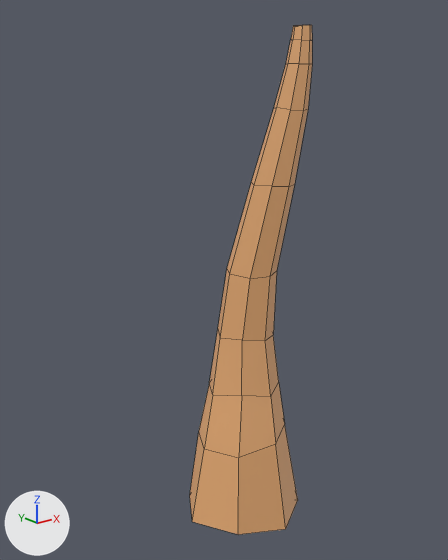
An edit to the FBX model Assets/Models/Tree/tree-lv0.fbx, drawn before and after from the same camera.
Camera for both pictures: a camera (50 mm lens) standing at (-3.35, -3.87, 3.85) and looking at (0.12, 0.46, 2.11). Every picture has the same lights, and +X, +Y and +Z are marked at lower left. Mesh edges are drawn as thin lines. Where no turn or scale is listed for an object, it has been applied to the vertices.
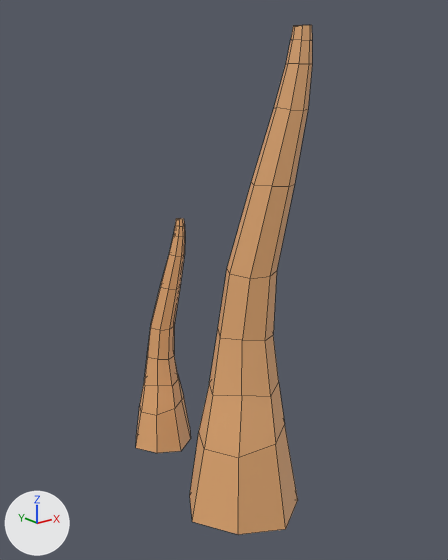
Where the newer file only moved an object's origin or applied its transform, the numbers keep the older frame.

Edits to the bpy script that builds the scene:
```text
Add me_cube_001:
    me_cube_001.from_pydata(...)  # 82 vertices, 80 faces; spans x -0.36..0.36, y -0.36..0.35, z 0.02..2.56
    me_cube_001.materials.append(mat_marrom)  # beige #e7ac75
Add ob_cube_001:
    ob_cube_001 = bpy.data.objects.new('Cube.001', me_cube_001)
    ob_cube_001.location = (0.0, 1.404, 0.0)
```

Changed parts and their boxes (x1, y1, x2, y2) in the pictures (448 x 560 px):
'Cube.001', added
    after: (136, 218, 191, 453)
